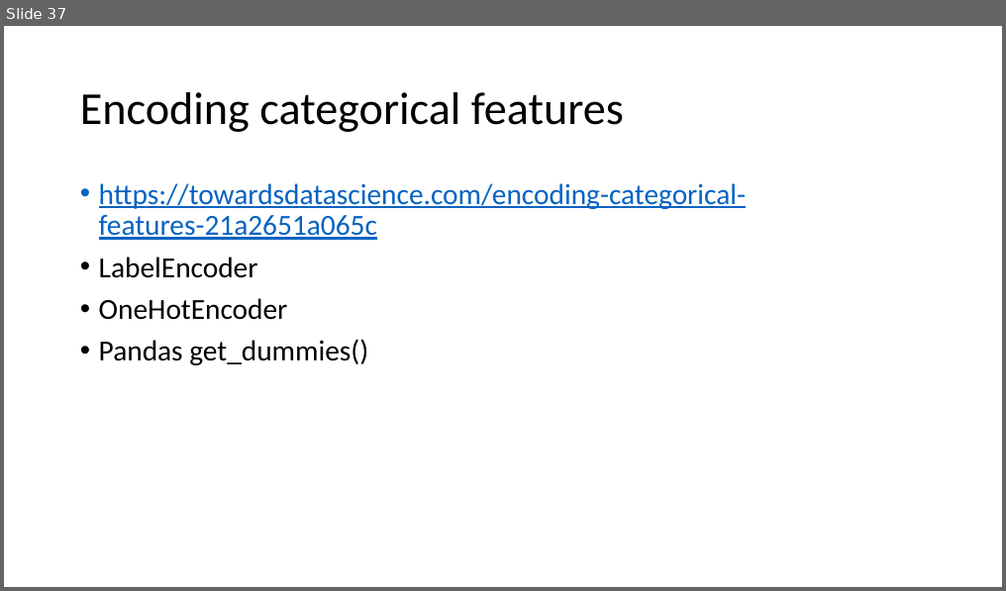
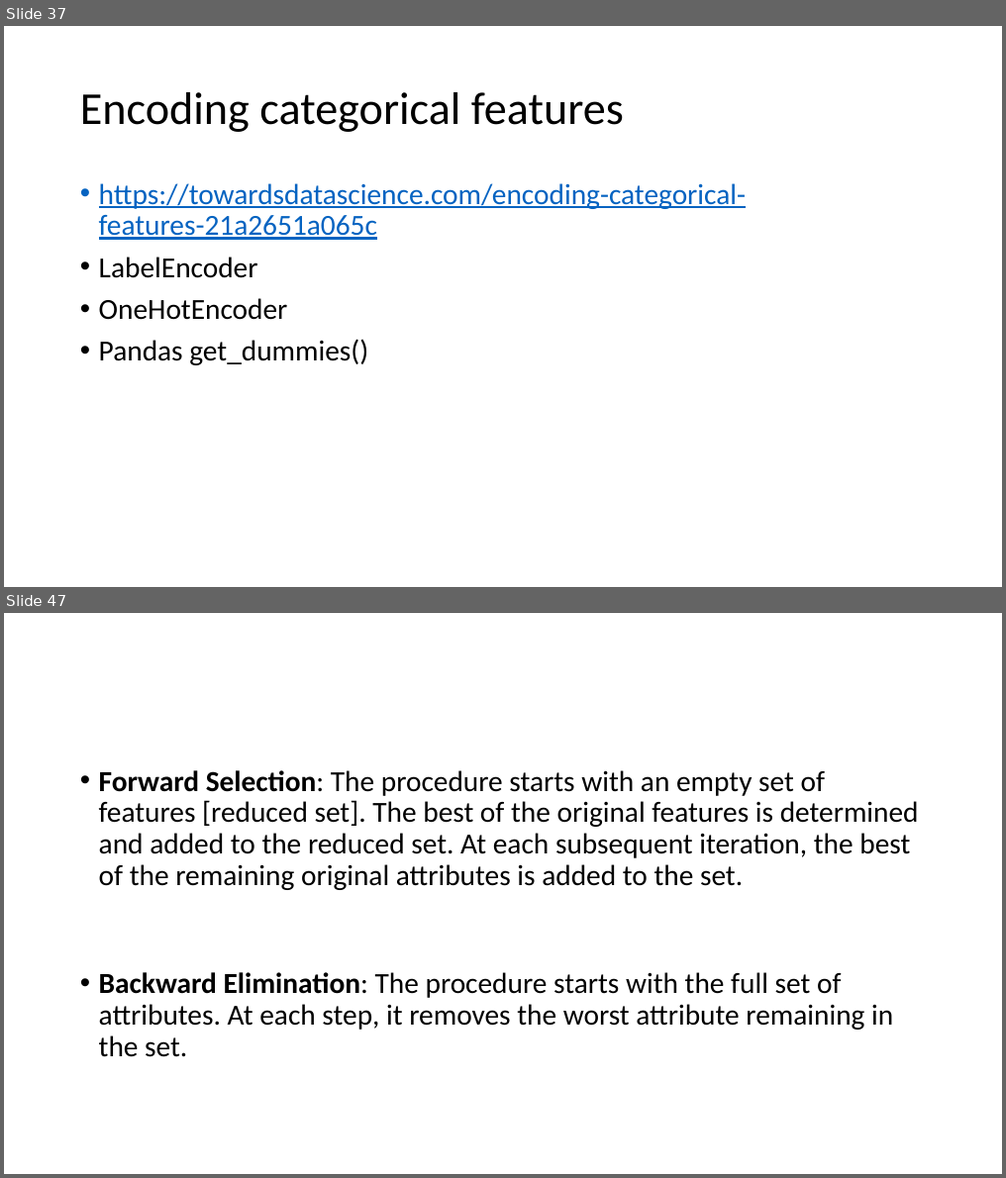
Before and after one commit to FranzGH/IoT_ML, a slide deck: Sklearn-UG.pptx. Shown one above the other, each under a label of ours: slide 37 before the commit, slides 37 and 47 after it; the slides between them are not shown. The pictures are 1006x591 and 1006x1178 pixels, drawn with LibreOffice and Linux fonts; fonts in the diff are those of the drawing. Boxes give left, top, right and bottom in pixels: in the first picture for what was removed or moved away, otherwise in the second. Text is boxed around its words. In the diff, an @@ line names an element or a change of style, - is before the commit and + after.

```diff
--- a/Sklearn-UG.pptx
+++ b/Sklearn-UG.pptx
@@ slide 47 added at [4, 613, 1002, 1174], background #FFFFFF @@
@@ text added at [99, 770, 919, 1058], 28 pt, text #000000 @@
+• Forward Selection: The procedure starts with an empty set of features [reduced set]. The best of the original features is determined and added to the reduced set. At each subsequent iteration, the best of the remaining original attributes is added to the set.
+• Backward Elimination: The procedure starts with the full set of attributes. At each step, it removes the worst attribute remaining in the set.
```
Also in this commit, not shown: 1 slide changed, 11 other slides added, 4 other files.
